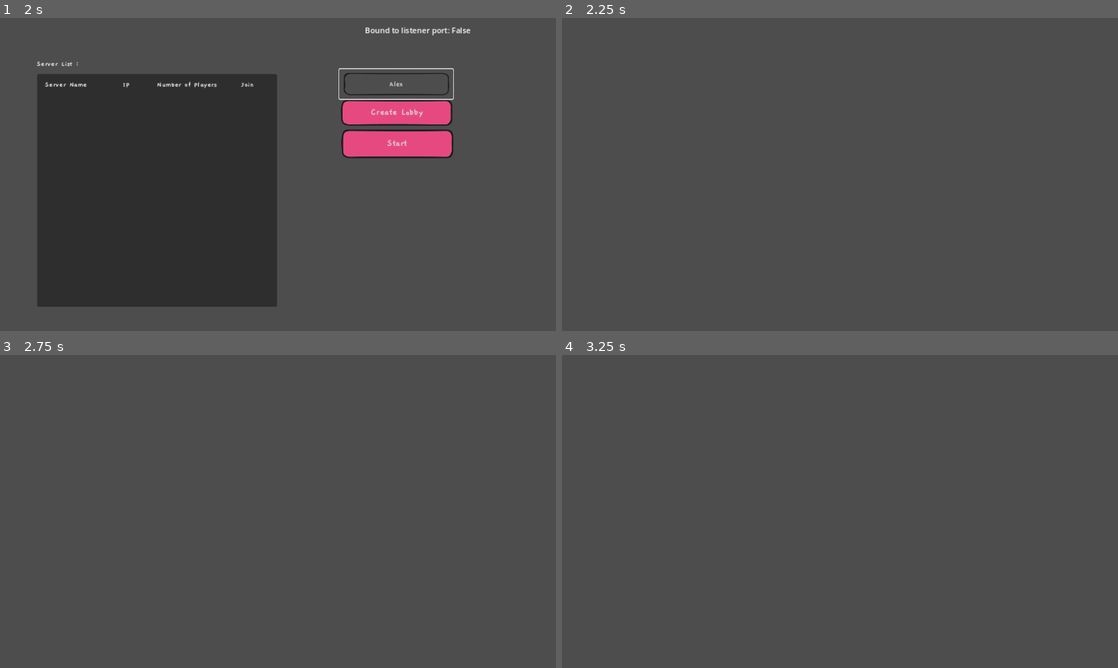
Above: before the commit, frames 1-4 (two rows, left to right).
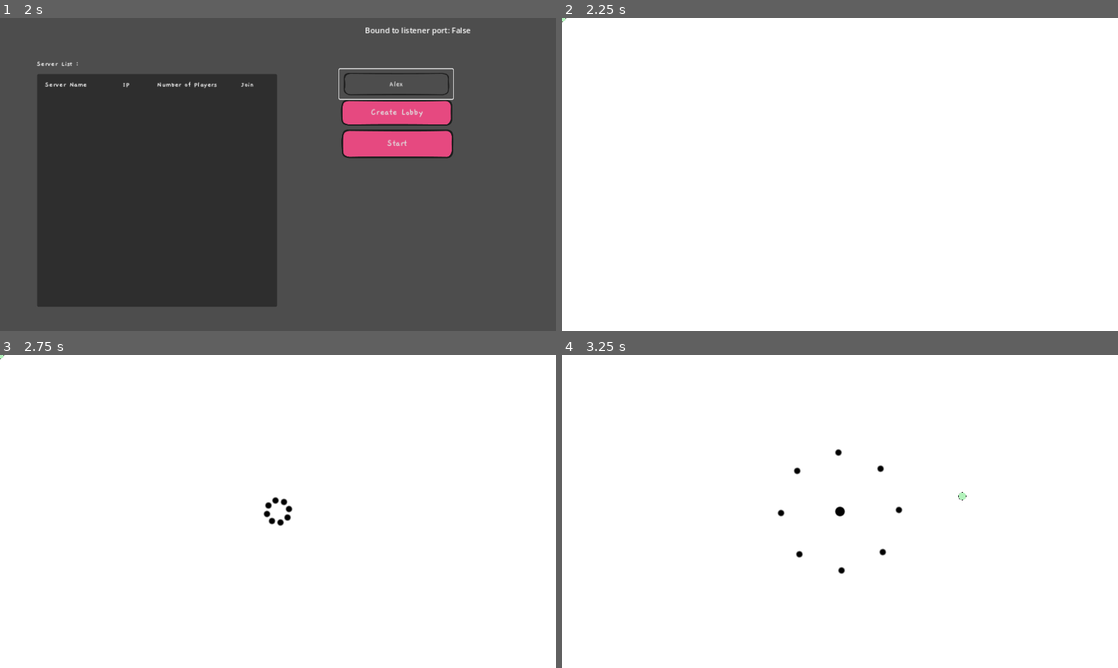
Above: after the commit, the same moments.

Repository: 0x42697262/Danmaku-Deconstruction
Game: Godot game, scene res://scenes/Landing Page/Landing_page.tscn
Same seed, same stepped clock (60 frames per second), same inputs: the game is played once before the commit and once after it.
Inputs (mouse positions are in pixels of both pictures, inside the frame that each line leads up to):
- Up to frame 1 (2 s): click "Play" at 0.5 s; click (394, 83) at 1.27 s; type "Alex" at 1.35 s
- Up to frame 2 (2.25 s): click "Start" at 2 s
- Up to frame 3 (2.75 s): no input
- Up to frame 4 (3.25 s): move the mouse to (962, 495) at 2.77 s; hold D (move_right) from 2.78 s (still down); tap J (move_dash) at 2.85 s

Frame 1 is identical in both runs. In frame 2, 100% of the frame differs, in the area x 0-100%, y 0-100%; in frame 3, 100%; in frame 4, 100%.

Commit message:
set the start game to gameplay

Diff:
--- a/scripts/multiplayer_lobby.gd
+++ b/scripts/multiplayer_lobby.gd
@@ -63,7 +63,7 @@
 
 @rpc("any_peer","call_local")
 func start_game():
-	var scene = load("res://scenes/main.tscn").instantiate()
+	var scene = load("res://scenes/world/gameplay.tscn").instantiate()
 	get_tree().root.add_child(scene)
 	self.hide()
 
